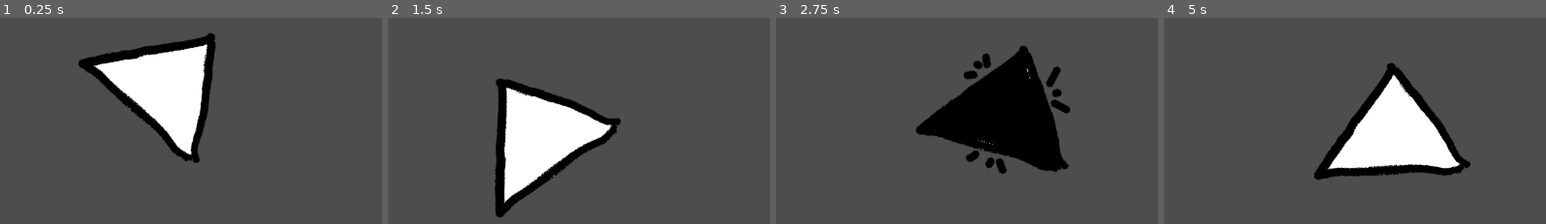
Above: before the commit, frames 1-4 (left to right).
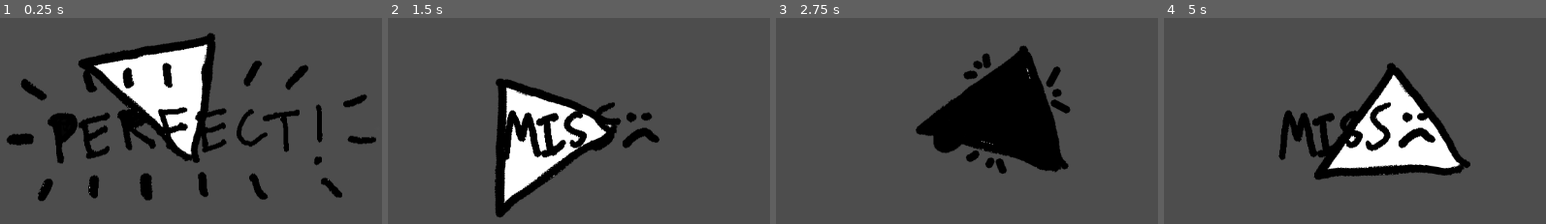
Above: after the commit, the same moments.

Repository: s0rta/i_have_yet_to_grasp_the_skill_of_comedic_timing
Game: Godot game, scene res://conductor.tscn
The game is run twice, just before and just after one commit, with the same random seed, the same clock (stepped at 60 frames per second) and the same inputs. Sound files missing from this copy of the repository are replaced by a short silence.
Inputs:
- Up to frame 1 (0.25 s): no input
- Up to frame 2 (1.5 s): tap Enter at 0.5 s; hold Space (space) 0.53-1.28 s; tap Space (space) at 1.35 s
- Up to frame 3 (2.75 s): hold Space (space) from 2.03 s (still down)
- Up to frame 4 (5 s): release Space (space) at 2.78 s; tap Space (space) at 2.85, 4.35 s; hold Space (space) 3.53-4.28 s

The runs differ from the first frame. In frame 1, 9.3% of the frame differs, in the area x 1-99%, y 20-89%; in frame 2, 3.6%; in frame 3, 0.4%; in frame 4, 3.5%.

Commit message:
score display

Diff:
--- a/Judge.gd
+++ b/Judge.gd
@@ -1,4 +1,6 @@
 extends Node
+
+class_name Judge
 
 @onready var conductor = %Conductor
 # Measures how easy this judge is going to be on the player, on a scale of 0-1, with higher being easier
@@ -19,11 +21,11 @@
 func _process(delta):
 	pass
 
-func score_input(input):
+func score_input(input) -> Score:
 	var time_off_beat = conductor.get_time_off_beat()
 	return _score_time(time_off_beat)
 
-func _score_time(time_off_beat):
+func _score_time(time_off_beat) -> Score:
 	var percent_off = time_off_beat / conductor.sec_per_beat
 	var weighted_percent_off = pow(percent_off, permissiveness)
 	if weighted_percent_off < 0.1:
--- a/Loop.gd
+++ b/Loop.gd
@@ -6,7 +6,9 @@
 func _input(event):
 	print(event.as_text)
 	if event is InputEventKey and event.keycode == 32:
-		judge.score_input(event)
+		var score = judge.score_input(event)
+		%ScoreBoard.set_score_display(score)
+
 
 # Called when the node enters the scene tree for the first time.
 func _ready():
--- /dev/null
+++ b/ScoreBoard.gd
@@ -0,0 +1,22 @@
+extends AnimatedSprite2D
+
+@onready var _score_board = %ScoreBoard
+
+# Called when the node enters the scene tree for the first time.
+func _ready():
+	pass # Replace with function body.
+
+
+# Called every frame. 'delta' is the elapsed time since the previous frame.
+func _process(delta):
+	pass
+
+func set_score_display(score):
+	if (score == Judge.Score.PERFECT):
+		_score_board.frame = 0
+	if (score == Judge.Score.GOOD):
+		_score_board.frame = 1
+	if (score == Judge.Score.OK):
+		_score_board.frame = 2
+	if (score == Judge.Score.MISS):
+		_score_board.frame = 3
--- a/conductor.tscn
+++ b/conductor.tscn
@@ -7,6 +7,11 @@
 [ext_resource type="Texture2D" uid="uid://cp2agm2lytjo6" path="res://triangle-filled.png" id="4_2ofya"]
 [ext_resource type="Script" path="res://RhythmTrigger.gd" id="5_vgufy"]
 [ext_resource type="Script" path="res://Judge.gd" id="7_2kp4i"]
+[ext_resource type="Texture2D" uid="uid://cdp71aw1dt2x2" path="res://perfect.png" id="8_lnmkn"]
+[ext_resource type="Texture2D" uid="uid://d6pyc3fp072m" path="res://good.png" id="9_rd6ce"]
+[ext_resource type="Texture2D" uid="uid://cpxyedhc8eq0w" path="res://ok.png" id="10_6whel"]
+[ext_resource type="Texture2D" uid="uid://24s46xbgn5gs" path="res://miss.png" id="11_8a7mc"]
+[ext_resource type="Script" path="res://ScoreBoard.gd" id="12_sr4af"]
 
 [sub_resource type="SpriteFrames" id="SpriteFrames_gv7ti"]
 animations = [{
@@ -84,6 +89,26 @@
 "basic_movement": SubResource("Animation_o1cb0")
 }
 
+[sub_resource type="SpriteFrames" id="SpriteFrames_usip6"]
+animations = [{
+"frames": [{
+"duration": 1.0,
+"texture": ExtResource("8_lnmkn")
+}, {
+"duration": 1.0,
+"texture": ExtResource("9_rd6ce")
+}, {
+"duration": 1.0,
+"texture": ExtResource("10_6whel")
+}, {
+"duration": 1.0,
+"texture": ExtResource("11_8a7mc")
+}],
+"loop": true,
+"name": &"default",
+"speed": 5.0
+}]
+
 [node name="Node2D" type="Node2D"]
 script = ExtResource("1_1lwev")
 
@@ -111,3 +136,9 @@
 [node name="Judge" type="Node2D" parent="."]
 unique_name_in_owner = true
 script = ExtResource("7_2kp4i")
+
+[node name="ScoreBoard" type="AnimatedSprite2D" parent="."]
+unique_name_in_owner = true
+position = Vector2(512, 320)
+sprite_frames = SubResource("SpriteFrames_usip6")
+script = ExtResource("12_sr4af")
Not shown: 1 places in conductor.tscn that only renumber resources
Binary file added: good.png
Not shown, added: good.png.import
Binary file added: miss.png
Not shown, added: miss.png.import
Binary file added: ok.png
Not shown, added: ok.png.import
Binary file added: perfect.png
Not shown, added: perfect.png.import
